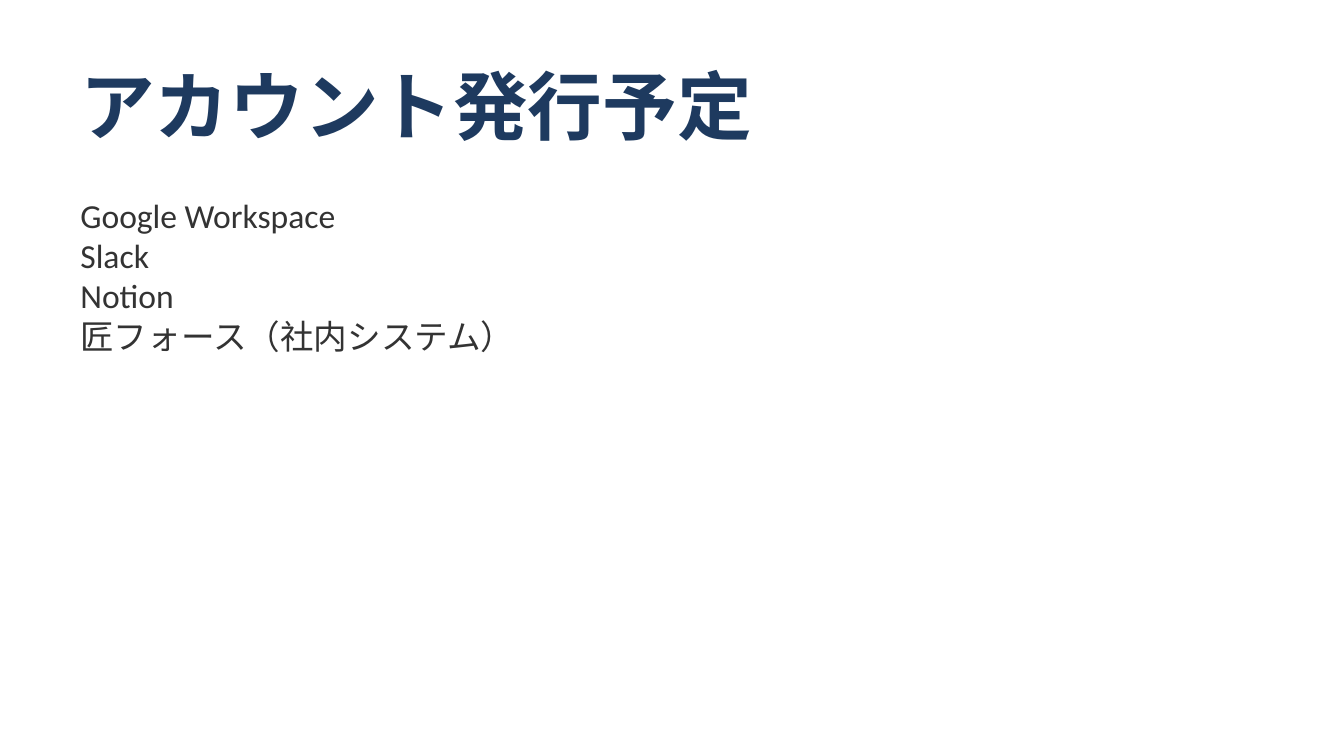
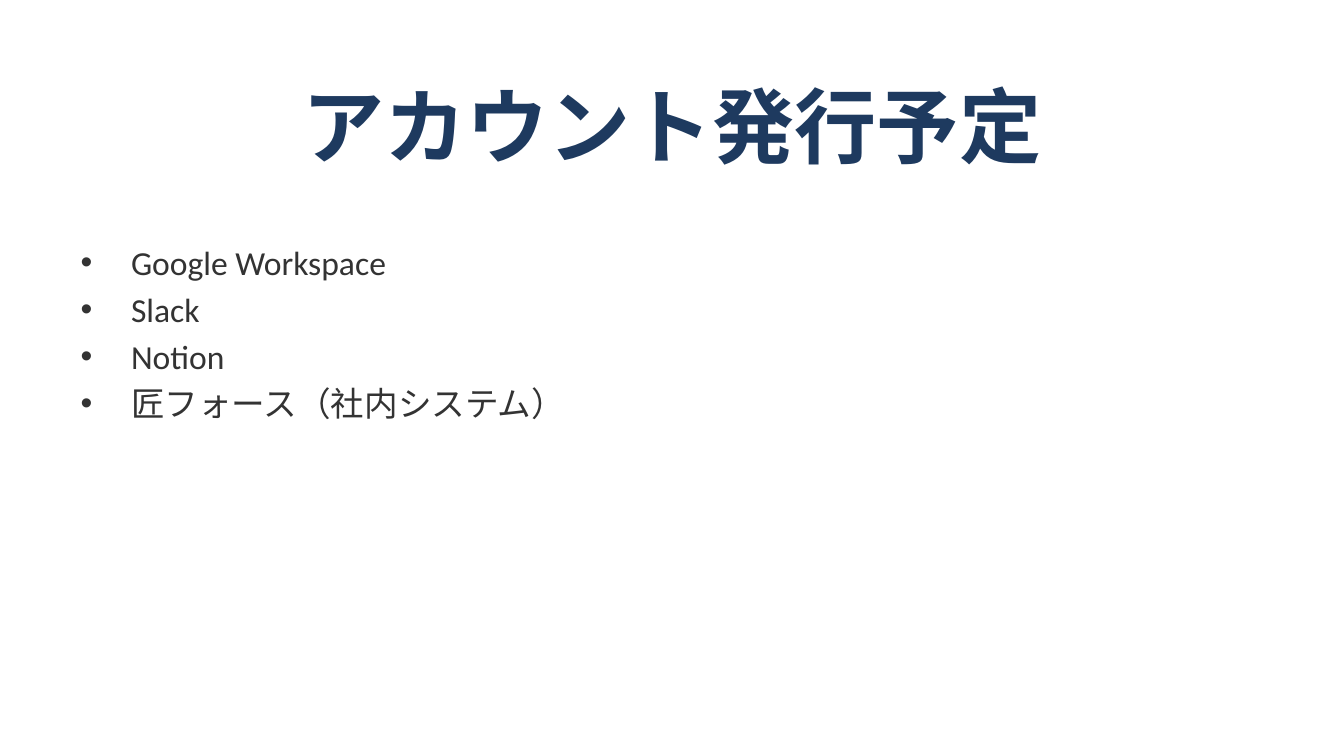
Before and after one commit to shoichitsuno-collab/MySpace_Shoichi-Tsuno, a slide deck: slide 10 of 匠技研工業プロジェクト_オンボーディング計画.pptx. Drawn at 1344x756 pixels with LibreOffice and Linux fonts; fonts in the diff are those of the drawing. Boxes give left, top, right and bottom in pixels: in the first picture for what was removed or moved away, otherwise in the second. Text is boxed around its words. In the diff, an @@ line names an element or a change of style, - is before the commit and + after.

```diff
--- a/匠技研工業プロジェクト_オンボーディング計画.pptx
+++ b/匠技研工業プロジェクト_オンボーディング計画.pptx
@@ title "アカウント発行予定" moved from (x1=80, y1=70, x2=751, y2=141) to (x1=302, y1=86, x2=1041, y2=165) @@
@@ title "アカウント発行予定" at (x1=302, y1=86, x2=1041, y2=165): size 40 to 44 pt; alignment left to centre; vertical alignment top to middle @@
@@ text at (x1=131, y1=251, x2=565, y2=419): text changed @@
-Google Workspace
-Slack
-Notion
-匠フォース（社内システム）
+• Google Workspace
+• Slack
+• Notion
+• 匠フォース（社内システム）
```
Also in this commit, not shown: 13 other slides changed.
